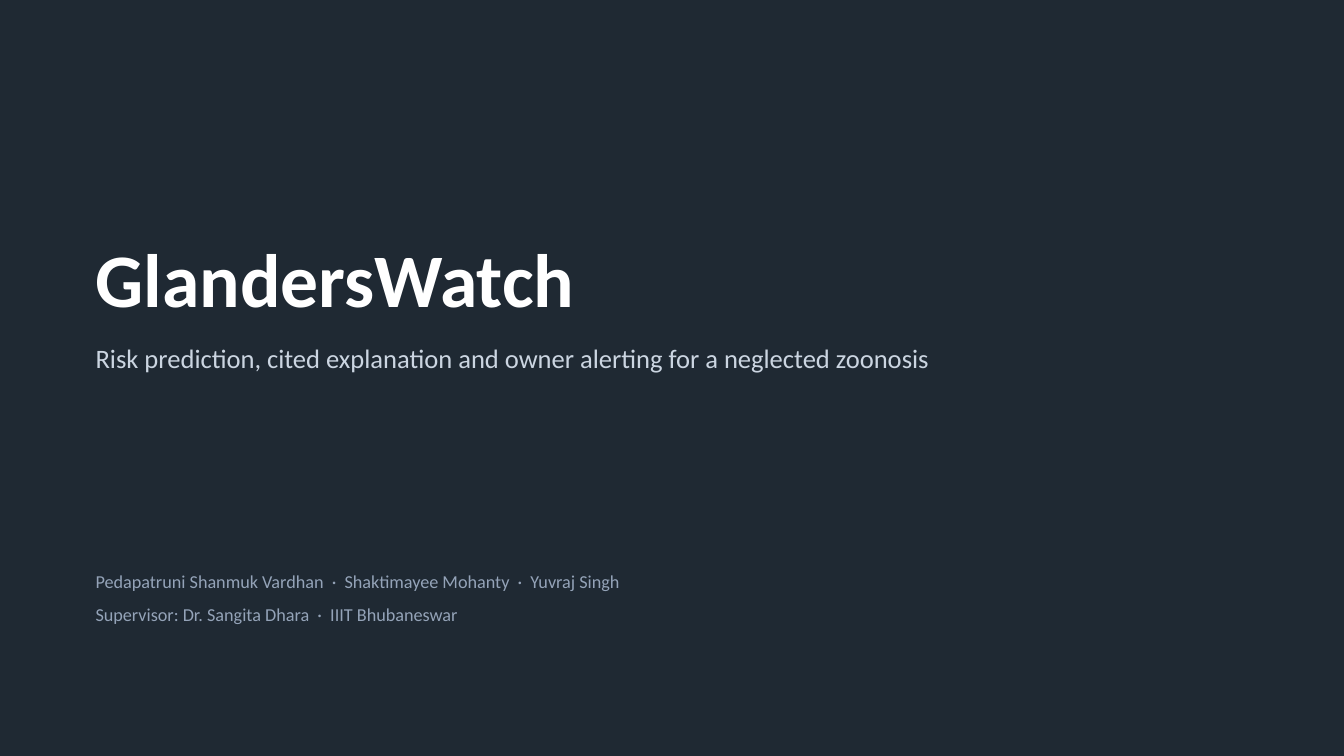
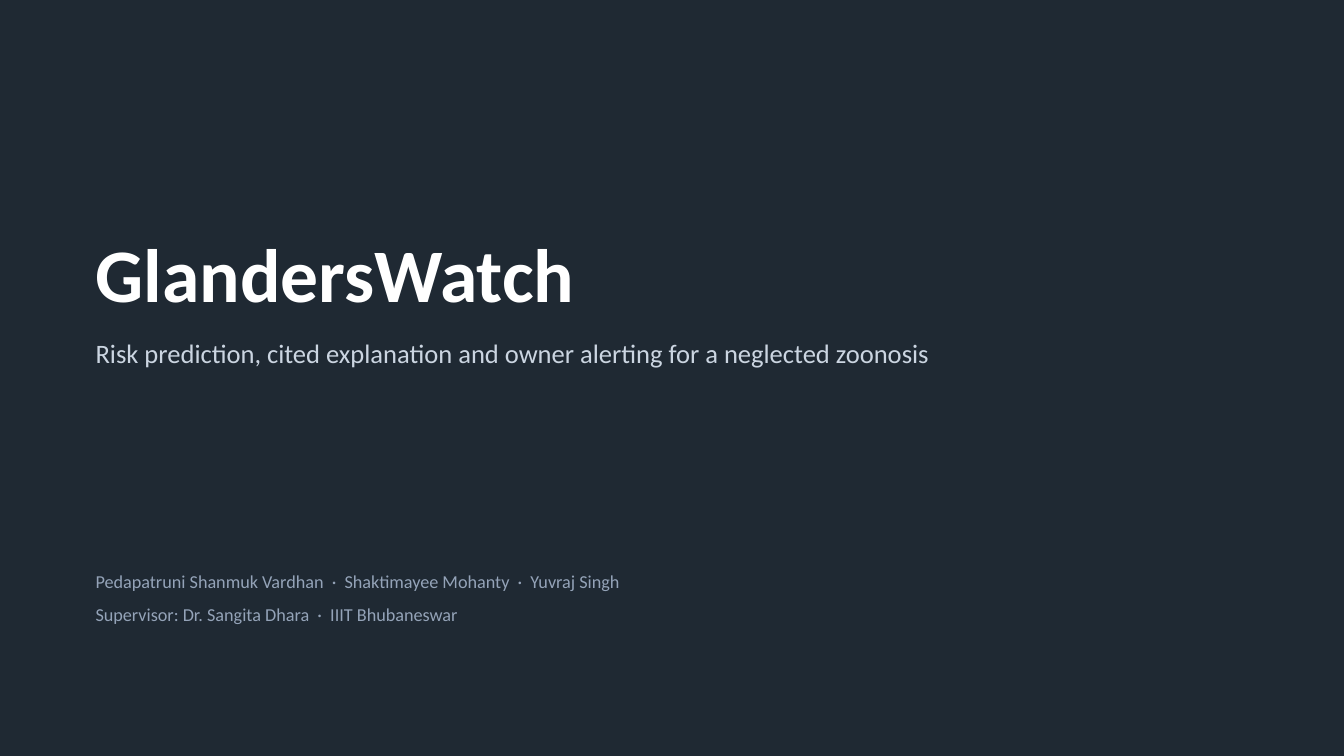
Before and after one commit to YuvrajSingh-mist/glandersWatch, a slide deck: slide 1 of GlandersWatch_Deck.pptx. Drawn at 1344x756 pixels with LibreOffice and Linux fonts; fonts in the diff are those of the drawing. Boxes give left, top, right and bottom in pixels: in the first picture for what was removed or moved away, otherwise in the second. Text is boxed around its words. In the diff, an @@ line names an element or a change of style, - is before the commit and + after.

Commit message:
Restructure the deck around the whole system
Overview, problem statement and need first, then one section per component
holding only that component's information: risk engine, explanation layer,
alert service, and where the project stands.

Fixes from review: the architecture mock was unreadable at slide size, so the
alert pipeline is drawn natively and the original gets its own full-width
slide; a clipped box and four sparse slides; and the results table is verified
by dumping cell text rather than trusting a low-resolution render.

```diff
--- a/GlandersWatch_Deck.pptx
+++ b/GlandersWatch_Deck.pptx
@@ rectangle at <box>0,0,1344,756</box>: shadow off @@
@@ text "GlandersWatch": place and size @@
-text "GlandersWatch" at <box>96,254,929,373</box>
+text "GlandersWatch" at <box>96,249,929,368</box>
```
Also in this commit, not shown: 4 other slides changed, 12 slides added, 7 slides removed, 2 other files.
